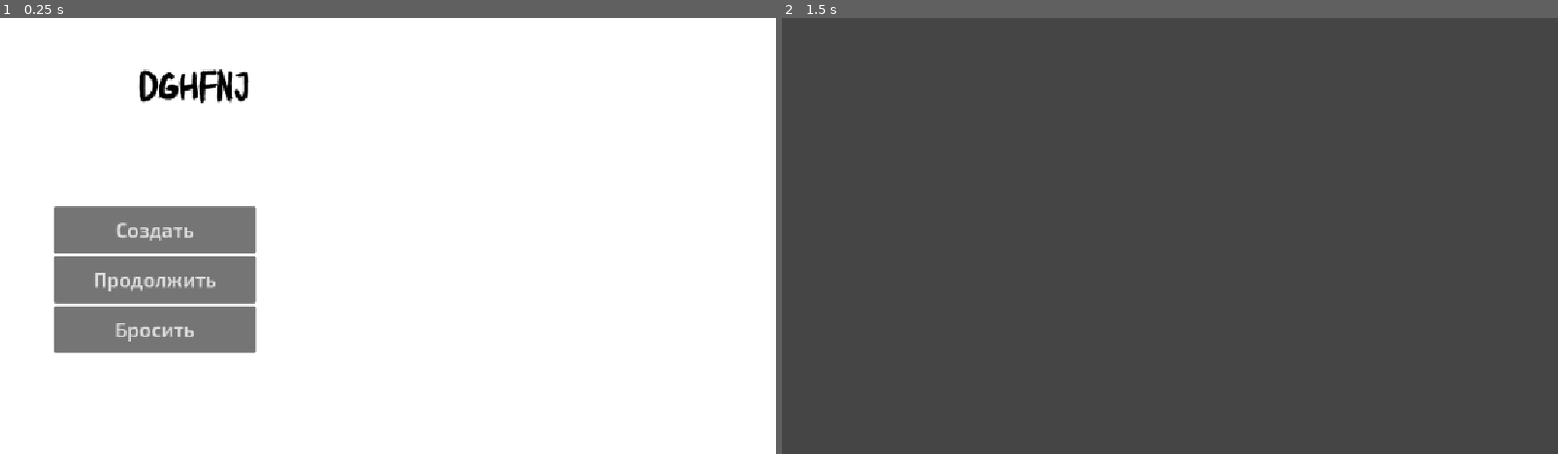
Above: before the commit, frames 1-2 (left to right).
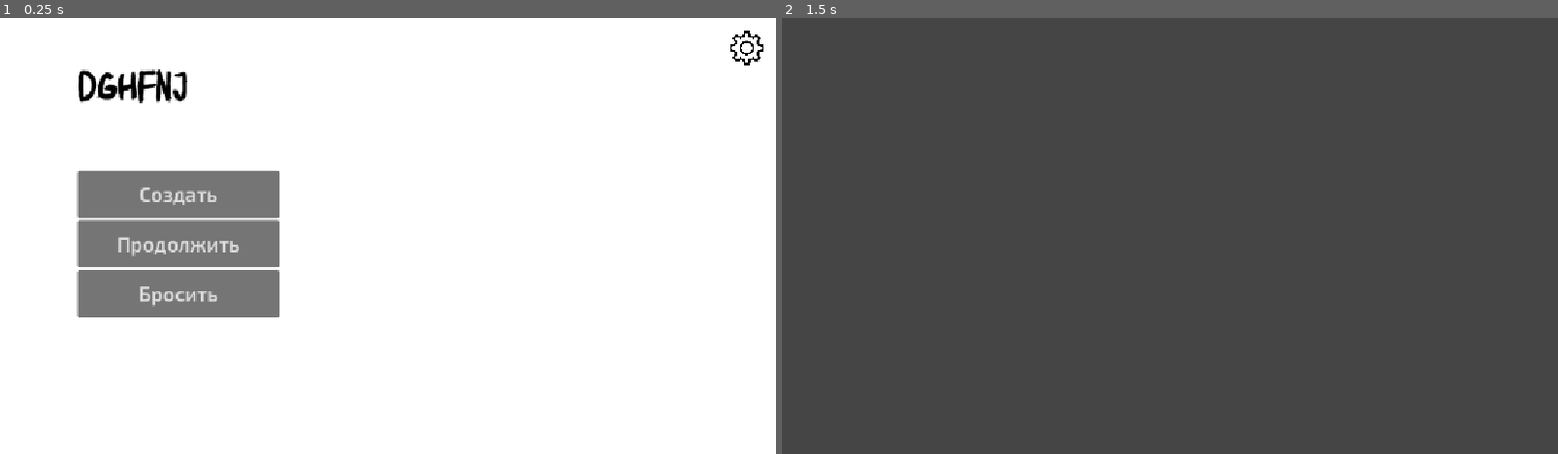
Above: after the commit, the same moments.

Repository: LubCore12/Untitled-Project
Game: Godot game, scene res://scenes/menu.tscn
Same seed, same stepped clock (60 frames per second), same inputs: the game is played once before the commit and once after it.
Inputs:
- Up to frame 1 (0.25 s): no input
- Up to frame 2 (1.5 s): click "Создать" at 0.5 s; tap Enter at 1.25 s

The runs differ from the first frame. In frame 1, 8.5% of the frame differs, in the area x 6-99%, y 2-77%; in frame 2, nothing differs.

Commit message:
Added basic settings menu

Diff:
--- a/scenes/choice_menu.tscn
+++ b/scenes/choice_menu.tscn
@@ -30,3 +30,8 @@
 offset_bottom = 20.0
 grow_horizontal = 2
 grow_vertical = 2
+
+[node name="Cards" type="Control" parent="." unique_id=2047686417]
+anchors_preset = 0
+offset_right = 40.0
+offset_bottom = 40.0
--- a/scenes/menu.tscn
+++ b/scenes/menu.tscn
@@ -3,6 +3,8 @@
 [ext_resource type="Script" uid="uid://eolkuvmrcgi2" path="res://scenes/scripts/menu.gd" id="1_con2f"]
 [ext_resource type="FontFile" uid="uid://ctcf2j8qyyjrw" path="res://fonts/MisterBrush.ttf" id="2_mhnvy"]
 [ext_resource type="FontFile" uid="uid://c1bb63cxvo6pu" path="res://fonts/Exo2-SemiBold.ttf" id="3_4ytvr"]
+[ext_resource type="Texture2D" uid="uid://b85rdp12jyuwp" path="res://assets/settings.png" id="4_mhnvy"]
+[ext_resource type="PackedScene" uid="uid://bh7ne5yqiugv7" path="res://scenes/settings_menu.tscn" id="5_4ytvr"]
 
 [sub_resource type="Theme" id="Theme_oty3i"]
 default_font = ExtResource("2_mhnvy")
@@ -36,42 +38,33 @@
 [node name="GameName" type="Label" parent="." unique_id=2112073918]
 layout_mode = 1
 anchors_preset = -1
-anchor_left = 0.25
+anchor_left = 0.1
 anchor_top = 0.1
-anchor_right = 0.25
+anchor_right = 0.1
 anchor_bottom = 0.1
-offset_left = -20.0
-offset_right = 20.0
-offset_bottom = 23.0
-grow_horizontal = 2
 theme = SubResource("Theme_oty3i")
 theme_override_colors/font_color = Color(0, 0, 0, 1)
 theme_override_font_sizes/font_size = 60
 text = "dghfnj"
+horizontal_alignment = 2
 
-[node name="Buttons" type="VBoxContainer" parent="." unique_id=2024565131]
-custom_maximum_size = Vector2(300, -1)
+[node name="ActionButtons" type="VBoxContainer" parent="." unique_id=2024565131]
+custom_minimum_size = Vector2(300, 0)
 layout_mode = 1
 anchors_preset = -1
-anchor_left = 0.2
-anchor_top = 0.6
-anchor_right = 0.2
-anchor_bottom = 0.6
-offset_left = -304.0
-offset_top = -109.0
-offset_right = 304.0
-offset_bottom = 109.0
-grow_horizontal = 2
-grow_vertical = 2
+anchor_left = 0.1
+anchor_top = 0.35
+anchor_right = 0.1
+anchor_bottom = 0.5
 
-[node name="Play" type="Button" parent="Buttons" unique_id=354727038]
+[node name="Play" type="Button" parent="ActionButtons" unique_id=354727038]
 custom_minimum_size = Vector2(200, 70)
 layout_mode = 2
 theme = SubResource("Theme_sm7t5")
 theme_override_font_sizes/font_size = 30
 text = "Создать"
 
-[node name="Continue" type="Button" parent="Buttons" unique_id=341861488]
+[node name="Continue" type="Button" parent="ActionButtons" unique_id=341861488]
 custom_minimum_size = Vector2(200, 70)
 layout_mode = 2
 theme = SubResource("Theme_nlp0m")
@@ -79,11 +72,31 @@
 text = "Продолжить
 "
 
-[node name="GiveUp" type="Button" parent="Buttons" unique_id=1032582888]
+[node name="GiveUp" type="Button" parent="ActionButtons" unique_id=1032582888]
 custom_minimum_size = Vector2(200, 70)
 layout_mode = 2
 theme = SubResource("Theme_7xwi4")
 theme_override_font_sizes/font_size = 30
 text = "Бросить"
 
-[connection signal="pressed" from="Buttons/Play" to="." method="_on_play_pressed"]
+[node name="SettingsButton" type="TextureButton" parent="." unique_id=1199232727]
+layout_mode = 1
+anchors_preset = -1
+anchor_left = 1.0
+anchor_right = 1.0
+offset_left = -70.0
+offset_top = 20.0
+offset_right = 461.0
+offset_bottom = 512.0
+grow_horizontal = 0
+scale = Vector2(0.1, 0.1)
+texture_normal = ExtResource("4_mhnvy")
+ignore_texture_size = true
+stretch_mode = 3
+
+[node name="SettingsMenu" parent="." unique_id=534676949 instance=ExtResource("5_4ytvr")]
+visible = false
+layout_mode = 1
+
+[connection signal="pressed" from="ActionButtons/Play" to="." method="_on_play_pressed"]
+[connection signal="pressed" from="SettingsButton" to="." method="_on_settings_button_pressed"]
--- a/scenes/scripts/menu.gd
+++ b/scenes/scripts/menu.gd
@@ -1,6 +1,10 @@
 extends Control
 
 @onready var game_scene = "res://scenes/game.tscn"
+@onready var settings_menu = $SettingsMenu
 
 func _on_play_pressed() -> void:
 	get_tree().change_scene_to_file(game_scene)
+
+func _on_settings_button_pressed() -> void:
+	settings_menu.show()
--- /dev/null
+++ b/scenes/scripts/settings_menu.gd
@@ -0,0 +1,4 @@
+extends Control
+
+func _on_close_button_pressed() -> void:
+	hide()
--- /dev/null
+++ b/scenes/settings_menu.tscn
@@ -0,0 +1,104 @@
+[gd_scene format=3 uid="uid://bh7ne5yqiugv7"]
+
+[ext_resource type="Texture2D" uid="uid://bjcw47vumwj40" path="res://assets/close.png" id="1_05p07"]
+[ext_resource type="Script" uid="uid://bfmddjmhsqrlt" path="res://scenes/scripts/settings_menu.gd" id="1_cr101"]
+
+[sub_resource type="StyleBoxFlat" id="StyleBoxFlat_wswnh"]
+border_width_left = 2
+border_width_top = 2
+border_width_right = 2
+border_width_bottom = 2
+corner_detail = 12
+shadow_size = 10
+
+[sub_resource type="Theme" id="Theme_cr101"]
+Panel/styles/panel = SubResource("StyleBoxFlat_wswnh")
+
+[node name="SettingsMenu" type="Control" unique_id=534676949]
+layout_mode = 3
+anchors_preset = 15
+anchor_right = 1.0
+anchor_bottom = 1.0
+grow_horizontal = 2
+grow_vertical = 2
+script = ExtResource("1_cr101")
+
+[node name="BG" type="Panel" parent="." unique_id=1082053951]
+layout_mode = 1
+anchors_preset = -1
+anchor_left = 0.2
+anchor_top = 0.2
+anchor_right = 0.8
+anchor_bottom = 0.8
+offset_left = -20.0
+offset_top = -20.0
+offset_right = 20.0
+offset_bottom = 20.0
+grow_horizontal = 2
+grow_vertical = 2
+theme = SubResource("Theme_cr101")
+
+[node name="Label" type="Label" parent="." unique_id=518265755]
+layout_mode = 1
+anchors_preset = -1
+anchor_left = 0.5
+anchor_top = 0.22
+anchor_right = 0.5
+anchor_bottom = 0.22
+offset_left = -44.5
+offset_top = -11.5
+offset_right = 44.5
+offset_bottom = 11.5
+grow_horizontal = 2
+grow_vertical = 2
+theme_override_font_sizes/font_size = 24
+text = "Настройки"
+
+[node name="SettingsBox" type="VBoxContainer" parent="." unique_id=1683193558]
+layout_mode = 1
+anchors_preset = -1
+anchor_left = 0.35
+anchor_top = 0.35
+anchor_right = 0.65
+anchor_bottom = 0.35
+offset_left = -20.0
+offset_top = -20.0
+offset_right = 20.0
+offset_bottom = 20.0
+
+[node name="Music" type="VBoxContainer" parent="SettingsBox" unique_id=1042338469]
+layout_mode = 2
+
+[node name="Label" type="Label" parent="SettingsBox/Music" unique_id=2068959426]
+layout_mode = 2
+text = "Music"
+
+[node name="MusicSlider" type="HSlider" parent="SettingsBox/Music" unique_id=683676880]
+layout_mode = 2
+
+[node name="SFX" type="VBoxContainer" parent="SettingsBox" unique_id=1120924725]
+layout_mode = 2
+
+[node name="Label" type="Label" parent="SettingsBox/SFX" unique_id=382732896]
+layout_mode = 2
+text = "SFX"
+
+[node name="SFXSlider" type="HSlider" parent="SettingsBox/SFX" unique_id=1836558322]
+layout_mode = 2
+
+[node name="CloseButton" type="TextureButton" parent="." unique_id=722018803]
+layout_mode = 1
+anchors_preset = -1
+anchor_left = 0.8
+anchor_top = 0.2
+anchor_right = 0.8
+anchor_bottom = 0.2
+offset_left = -39.600037
+offset_top = -0.6000061
+offset_right = 160.39996
+offset_bottom = 199.4
+grow_horizontal = 0
+scale = Vector2(0.2, 0.2)
+texture_normal = ExtResource("1_05p07")
+
+[connection signal="pressed" from="CloseButton" to="." method="_on_close_button_pressed"]
Binary file added: assets/close.png
Not shown, added: assets/close.png.import
Binary file added: assets/settings.png
Not shown, added: assets/settings.png.import
Not shown, added: scenes/scripts/settings_menu.gd.uid
